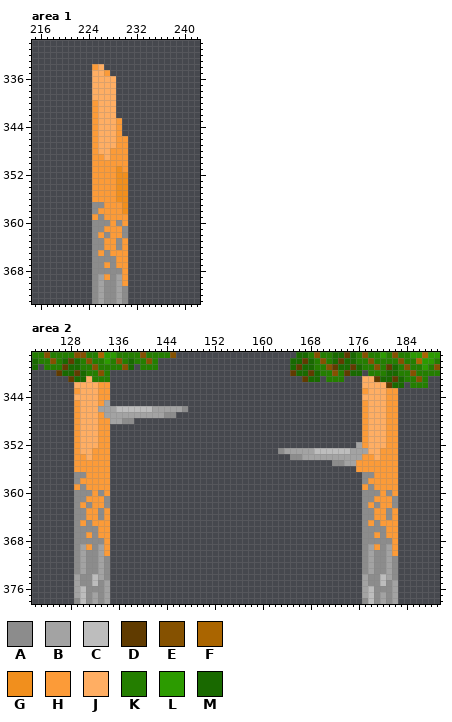
File history of a pixel-art file, Assets/Tilesets/Grass Lands/GrassLandsTest.aseprite. This is how it looked before the edit.
576x552 pixels, 1 frame. Shown: area 1: x 215..242, y 330..373; area 2: x 122..189, y 337..378. The commit also changed other parts of the picture, which this record leaves out.
Visible layers, top first: "Bushes", "Trees", "Tiles".
Palette (. is transparent): A #8c8c8c  B #a3a3a3  C #bdbdbd  D #603b00  E #855100  F #aa6500  G #f18f1d  H #fc9b38  J #ffae63  K #247e00  L #2c9b00  M #196900
Pixels before, area 1, first column x 225:
334 HJ....
335 JJH...
336 JJJJ..
337 JJJJ..
338 JJJJ..
339 JJJJ..
340 HJJJ..
341 HJJJ..
342 HJJJ..
343 HJJJH.
344 HJJJH.
345 HJJJH.
346 HJJJHH
347 HJJJHH
348 HJJHHH
349 HHJHHH
350 HHHHHH
351 HHHHGH
352 HHHHGG
353 HHHHGG
354 HHHHGG
355 HHHHGG
356 HHHHGG
357 AAHHHG
358 AHHHHG
359 HAHHHH
360 AAAHAH
361 AAHHHA
362 AHAHHA
363 AAHHAH
364 AAHHAH
365 AHAHHH
366 AAAAHH
367 AAHAHH
368 AAAAAH
369 ABHABH
370 ABAABH
371 ABAABA
372 ABAABA
373 ABAABA
Pixels before, area 2 (only the part around the change), first column x 122:
337 KKEKKKKEEKKFLLKKKKEKKKKE....................MMKEKKMMDMKEKKLKEKKLLFLL
338 MKKEKMDMKEKKLKEKMKKEK......................MMDMKEKMDMMKKEKKKKEKKFLLK
339 M.KKKDMMKKEKKKKEM.KKK......................MDMMKKEDMMDMKKEKDMKEKKLKE
340 ....DMMDMKKEK..............................DMMDMKKEKDMM.KKKMMKKEKKKK
341 ......DMMJKKK................................DMM.KKK...JJDMMDMKKEK..
342 .......JJJJHH..........................................JJJJDMM.KKK..
343 .......HJJJHH..........................................HJJJHH.......
344 .......JJJJHH..........................................JJJJHH.......
345 .......HJJJHB..........................................HJJJHH.......
346 .......HJJJBBBCCCCCCBBBBBA.............................HJJJHH.......
347 .......HJJJHBBBBBBBBBBAA...............................HJJJHH.......
348 .......HJJJHHBBAA......................................HJJJHH.......
349 .......HJJJHH..........................................HJJJHH.......
350 .......HJJJHH..........................................HJJJHH.......
351 .......HJJJHH..........................................HJJJHH.......
352 .......HJJJHH.........................................BHJJJHH.......
353 .......HJJHHH............................ABBBBBCCCCCCBBBJJHHH.......
354 .......HHJHHH..............................AABBBBBBBBBBHHJHHH.......
355 .......HHHHHH.....................................AABBHHHHHHH.......
356 .......HHHHHH.........................................HHHHHHH.......
357 .......AAHHHH..........................................AAHHHH.......
358 .......AHHHHH..........................................AHHHHH.......
359 .......HAHHHH..........................................HAHHHH.......
360 .......AAAHAH..........................................AAAHAH.......
361 .......AAHHHA..........................................AAHHHA.......
362 .......AHAHHA..........................................AHAHHA.......
363 .......AAHHAH..........................................AAHHAH.......
364 .......AAHHAH..........................................AAHHAH.......
365 .......AHAHHH..........................................AHAHHH.......
366 .......AAAAHH..........................................AAAAHH.......
367 .......AAHAHH..........................................AAHAHH.......
368 .......AAAAAH..........................................AAAAAH.......
369 .......ABHABH..........................................ABHABH.......
370 .......ABAABH..........................................ABAABH.......
371 .......ABAABA..........................................ABAABA.......
372 .......ABAABA..........................................ABAABA.......
373 .......ABAABA..........................................ABAABA.......
374 .......BAACBA..........................................BAACBA.......
375 .......BAACAB..........................................BAACAB.......
376 .......BCAAAB..........................................BCAAAB.......
After:
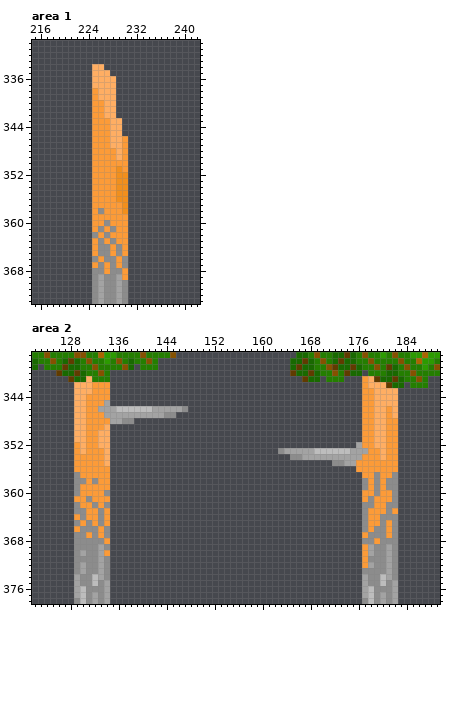
Edits made:
Changed rows in their new state; - is an unchanged pixel.
Area 1, layers "Bushes", "Trees":
first column x 225:
334 J----
335 --J--
338 H----
339 H----
340 -H---
341 -H---
342 -H---
343 -HH-J
344 -HH-J
345 -HH-J
346 -HH-J
347 -HH-J
348 -HH-J
349 --H-J
first column x 225:
357 HH----
358 HA----
359 -H----
360 HH--H-
361 H--A-H
362 -----H
363 H--AH-
364 H-A---
365 HA--A-
366 -H---A
367 H----A
368 --H---
369 --A---
370 -----A
Area 2, layers "Bushes", "Trees":
first column x 129:
341 ------------------------------------------------H-----
342 ---H--------------------------------------------H-----
343 J--H---------------------------------------------H--JJ
344 --HH--------------------------------------------HH--JJ
345 J-HH---------------------------------------------H--JJ
346 J-HH---------------------------------------------H---J
347 J-HH---------------------------------------------H---J
348 J-HH---------------------------------------------H----
349 J-HH-J-------------------------------------------H----
350 J-HHJJ-------------------------------------------H----
351 J-HHJJ-------------------------------------------H----
352 --HHJJ-------------------------------------------H----
353 --H--J-------------------------------------------HHJ--
354 --H--J--------------------------------------------HJ--
355 -----J------------------------------------------------
357 -H----------------------------------------------HHA--A
358 -A-A----------------------------------------------A-AA
359 AH----------------------------------------------AHA-AA
360 -HH-HA------------------------------------------HH--HA
361 HHA--H------------------------------------------H-----
362 --HA---------------------------------------------AH-A-
363 -------------------------------------------------H----
364 H------------------------------------------------H-A-A
365 ----A---------------------------------------------HA-A
366 H----A-------------------------------------------H---A
367 -----A------------------------------------------H-A--A
368 --------------------------------------------------H--A
369 -AA--A------------------------------------------H-A--A
370 ------------------------------------------------H----A
371 -A----------------------------------------------HA----
372 ------------------------------------------------H-----
373 -------------------------------------------------A----
